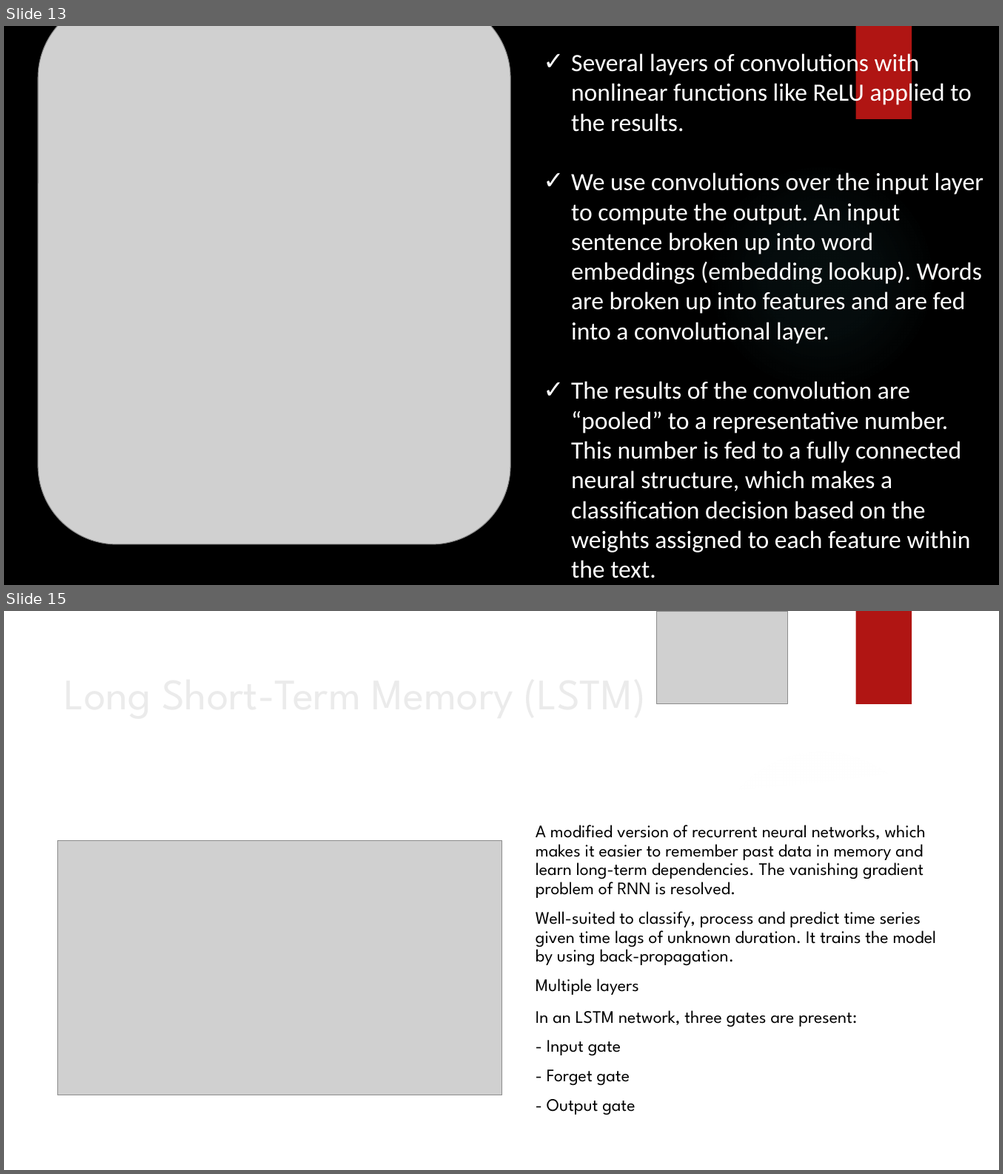
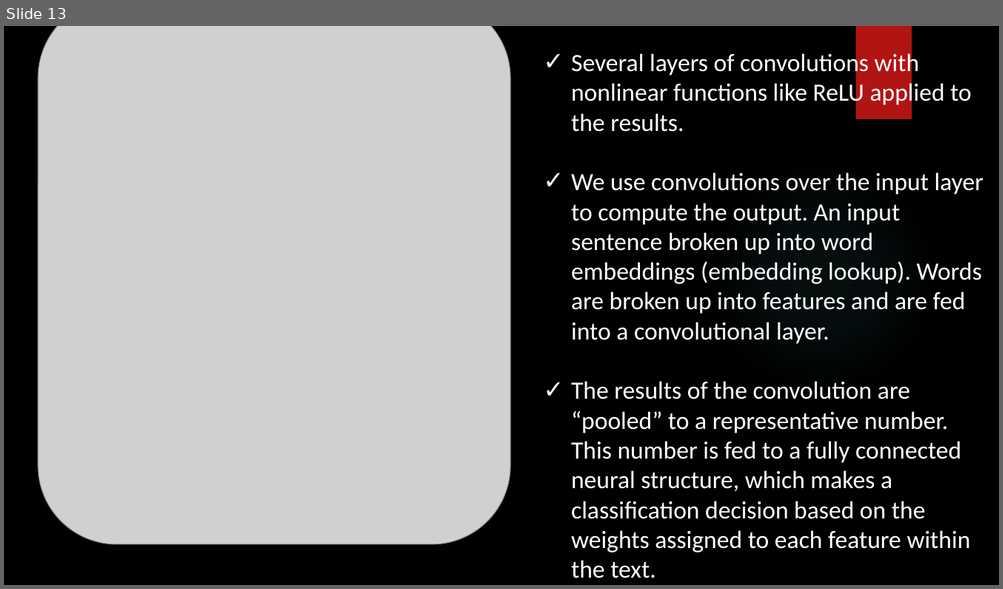
Before and after one commit to petrou1991/MachineLearning_Assignment, a slide deck: ML&CA.pptx. Shown one above the other, each under a label of ours: slides 13 and 15 before the commit, slide 13 after it; the slides between them are not shown. The pictures are 1003x1174 and 1003x589 pixels, drawn with LibreOffice and Linux fonts; fonts in the diff are those of the drawing; grey boxes stand for pictures; background and template pictures are left out. Boxes give left, top, right and bottom in pixels: in the first picture for what was removed or moved away, otherwise in the second. Text is boxed around its words. In the diff, an @@ line names an element or a change of style, - is before the commit and + after.

```diff
--- a/ML&CA.pptx
+++ b/ML&CA.pptx
@@ slide 15 removed at (4,611,999,1170), background picture (left out) @@
@@ picture removed at (657,611,788,704) @@
@@ rectangle removed at (855,611,911,704) @@
@@ text removed at (57,663,812,745) @@
-Long Short-Term Memory (LSTM)
@@ freeform shape removed at (716,730,999,797) @@
@@ freeform shape removed at (4,755,999,1170) @@
@@ ellipse removed at (706,748,936,977) @@
@@ ellipse removed at (706,748,936,977) @@
@@ picture removed at (4,829,333,1170) @@
@@ text removed at (535,825,936,1116) @@
-A modified version of recurrent neural networks, which makes it easier to remember past data in memory and learn long-term dependencies. The vanishing gradient problem of RNN is resolved.
-Well-suited to classify, process and predict time series given time lags of unknown duration. It trains the model by using back-propagation.
-Multiple layers
-In an LSTM network, three gates are present:
-- Input gate
-- Forget gate
-- Output gate
@@ picture removed at (4,847,128,1040) @@
@@ picture removed at (57,841,502,1095) @@
@@ picture removed at (706,1109,788,1170) @@
```
Also in this commit, not shown: 2 slides changed, 1 slide added.
